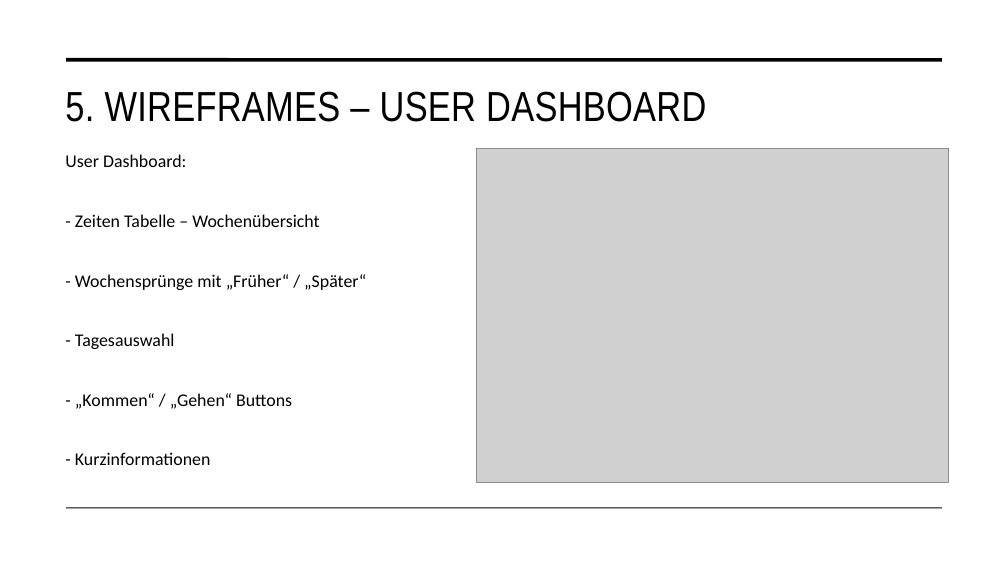
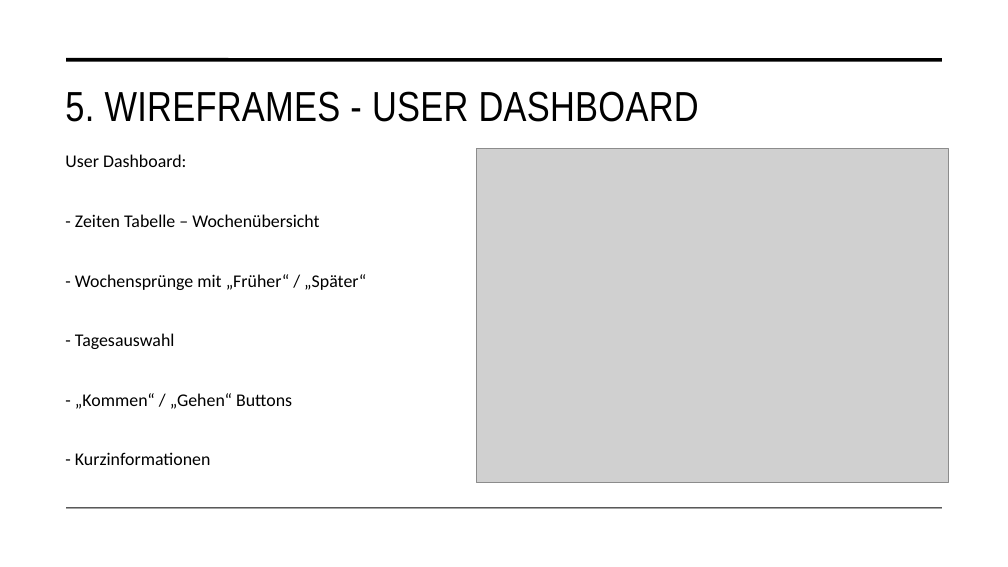
Before and after one commit to malu254/Eifrige-Otter-PM, a slide deck: slide 16 of Abgabe/Dokumentation/Präsentation.pptx. Drawn at 1008x567 pixels with LibreOffice and Linux fonts; fonts in the diff are those of the drawing; grey boxes stand for pictures. Boxes give left, top, right and bottom in pixels: in the first picture for what was removed or moved away, otherwise in the second. Text is boxed around its words. In the diff, an @@ line names an element or a change of style, - is before the commit and + after.

```diff
--- a/Abgabe/Dokumentation/Präsentation.pptx
+++ b/Abgabe/Dokumentation/Präsentation.pptx
@@ title at (65,91,699,122): text changed @@
-5. WIREFRAMES – USER DASHBOARD
+5. WIREFRAMES - USER DASHBOARD
```
Also in this commit, not shown: 6 other slides changed.
